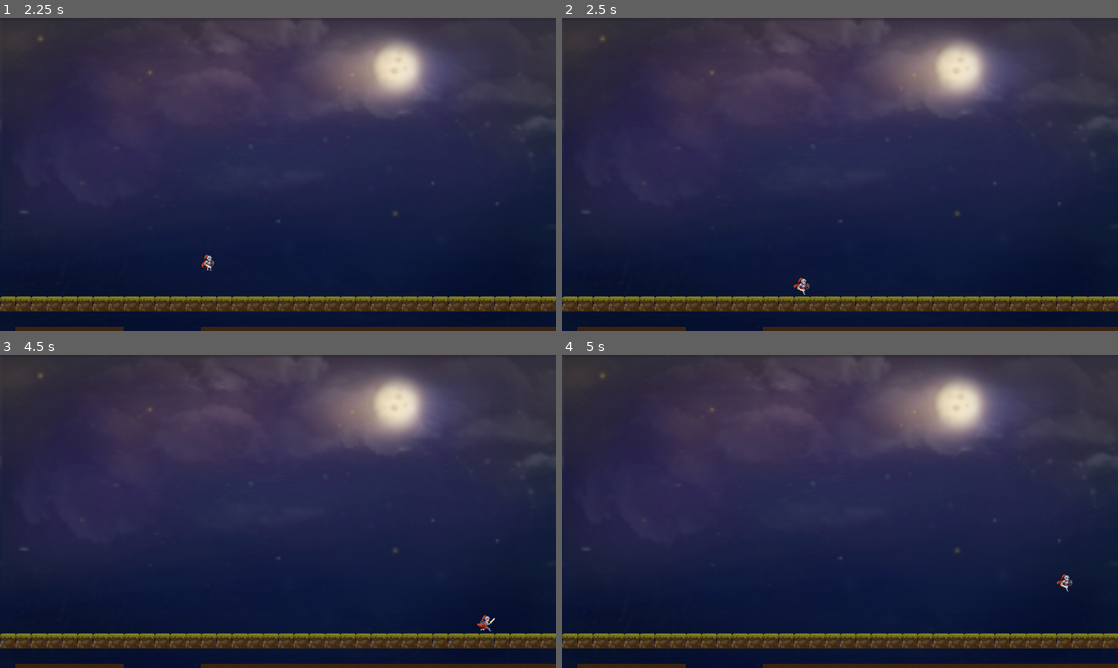
Above: before the commit, frames 1-4 (two rows, left to right).
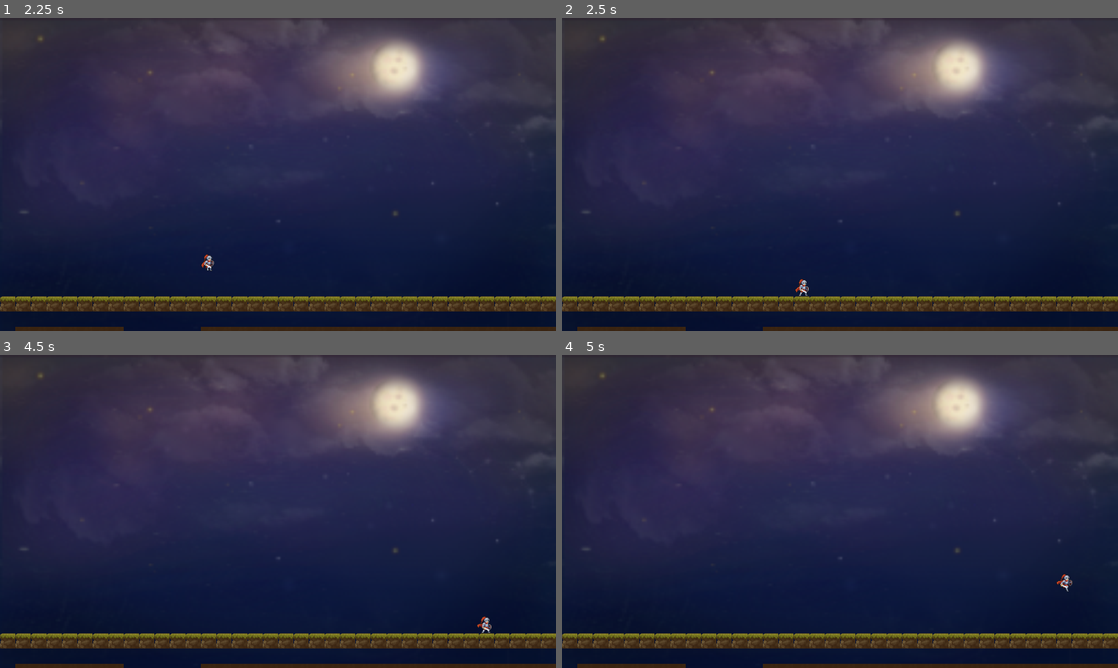
Above: after the commit, the same moments.

Repository: Ruilesser/GamePop
Game: Godot game, scene res://scenes/game/Game.tscn
The game is run twice, just before and just after one commit, with the same random seed, the same clock (stepped at 60 frames per second) and the same inputs. The project has no main scene, so this scene is started directly.
Inputs:
- Up to frame 1 (2.25 s): tap Enter (ui_accept) at 0.5, 0.77, 1.52 s; hold Left (ui_left) from 2.03 s (still down)
- Up to frame 2 (2.5 s): keep holding Left (ui_left)
- Up to frame 3 (4.5 s): release Left (ui_left) at 2.78 s; tap Enter (ui_accept) at 3.02, 3.5, 3.77 s; hold Left (ui_left) from 4.28 s (still down)
- Up to frame 4 (5 s): keep holding Left (ui_left); tap Enter (ui_accept) at 4.52 s

Frame 1 is identical in both runs. In frame 2, less than 0.1% of the frame differs, in the area x 41-45%, y 82-89%; in frame 3, less than 0.1%; in frame 4, nothing differs.

Commit message:
idle animation while skidding

Diff:
--- a/scenes/player/Player.gd
+++ b/scenes/player/Player.gd
@@ -19,11 +19,11 @@
 			%AnimatedSprite2D.speed_scale = BASE_ANIMATION_SPEED
 		JUMP:
 			%AnimatedSprite2D.play("jump")
+		SKID:
+			%AnimatedSprite2D.play("idle")
+
 
 func _physics_process(delta):
-	# Add the gravity.
-	if not is_on_floor():
-		velocity += get_gravity() * delta
 
 	# Handle jump.
 	if Input.is_action_just_pressed("ui_accept") and is_on_floor():
@@ -51,6 +51,7 @@
 
 	else:
 		movement_state = JUMP
-
+		# Add the gravity.
+		velocity += get_gravity() * delta
 
 	move_and_slide()
